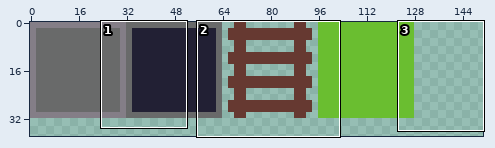
File history of a pixel-art file, Assets/Textures/Tilemap/PlaceHolderTilemap/PlaceHolderTilemap.aseprite. Above: a wide view before the commit, with the close-up outlined.
Close-up. Before:
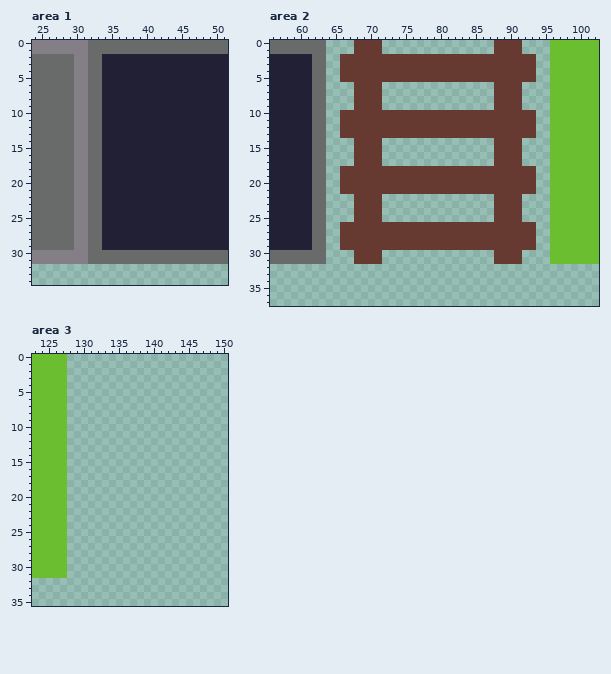
256x256 pixels, 1 frame. Shown: area 1: x 24..51, y 0..34; area 2: x 56..102, y 0..37; area 3: x 123..150, y 0..35. The wide view leaves out empty margins.
Now the later version:
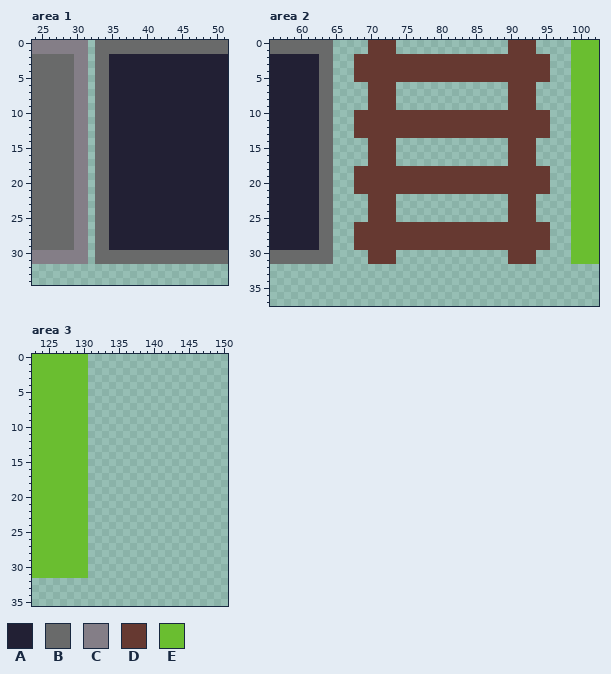
Palette (. is transparent): A #222034  B #696a6a  C #847e87  D #663931  E #6abe30
Change:
Changed rows in their new state; - is an unchanged pixel.
Area 1:
first column x 32:
 0 .--
 1 .--
 2 .-B
 3 .-B
 4 .-B
 5 .-B
 6 .-B
 7 .-B
 8 .-B
 9 .-B
10 .-B
11 .-B
12 .-B
13 .-B
14 .-B
15 .-B
16 .-B
17 .-B
18 .-B
19 .-B
20 .-B
21 .-B
22 .-B
23 .-B
24 .-B
25 .-B
26 .-B
27 .-B
28 .-B
29 .-B
30 .--
31 .--
Area 2:
first column x 62:
 0 --B---..--DD--------------..--DD--...
 1 --B---..--DD--------------..--DD--...
 2 A-B-..--------------------------DD...
 3 A-B-..--------------------------DD...
 4 A-B-..--------------------------DD...
 5 A-B-..--------------------------DD...
 6 A-B---..--DD--------------..--DD--...
 7 A-B---..--DD--------------..--DD--...
 8 A-B---..--DD--------------..--DD--...
 9 A-B---..--DD--------------..--DD--...
10 A-B-..--------------------------DD...
11 A-B-..--------------------------DD...
12 A-B-..--------------------------DD...
13 A-B-..--------------------------DD...
14 A-B---..--DD--------------..--DD--...
15 A-B---..--DD--------------..--DD--...
16 A-B---..--DD--------------..--DD--...
17 A-B---..--DD--------------..--DD--...
18 A-B-..--------------------------DD...
19 A-B-..--------------------------DD...
20 A-B-..--------------------------DD...
21 A-B-..--------------------------DD...
22 A-B---..--DD--------------..--DD--...
23 A-B---..--DD--------------..--DD--...
24 A-B---..--DD--------------..--DD--...
25 A-B---..--DD--------------..--DD--...
26 A-B-..--------------------------DD...
27 A-B-..--------------------------DD...
28 A-B-..--------------------------DD...
29 A-B-..--------------------------DD...
30 --B---..--DD--------------..--DD--...
31 --B---..--DD--------------..--DD--...
Area 3:
first column x 128:
 0 EEE
 1 EEE
 2 EEE
 3 EEE
 4 EEE
 5 EEE
 6 EEE
 7 EEE
 8 EEE
 9 EEE
10 EEE
11 EEE
12 EEE
13 EEE
14 EEE
15 EEE
16 EEE
17 EEE
18 EEE
19 EEE
20 EEE
21 EEE
22 EEE
23 EEE
24 EEE
25 EEE
26 EEE
27 EEE
28 EEE
29 EEE
30 EEE
31 EEE
Changed places in both close-ups, as pixel boxes (x1, y1, x2, y2):
changed: (88, 40, 109, 264)
changed: (312, 40, 396, 264)
changed: (494, 40, 571, 264)
added: (67, 354, 88, 578)
